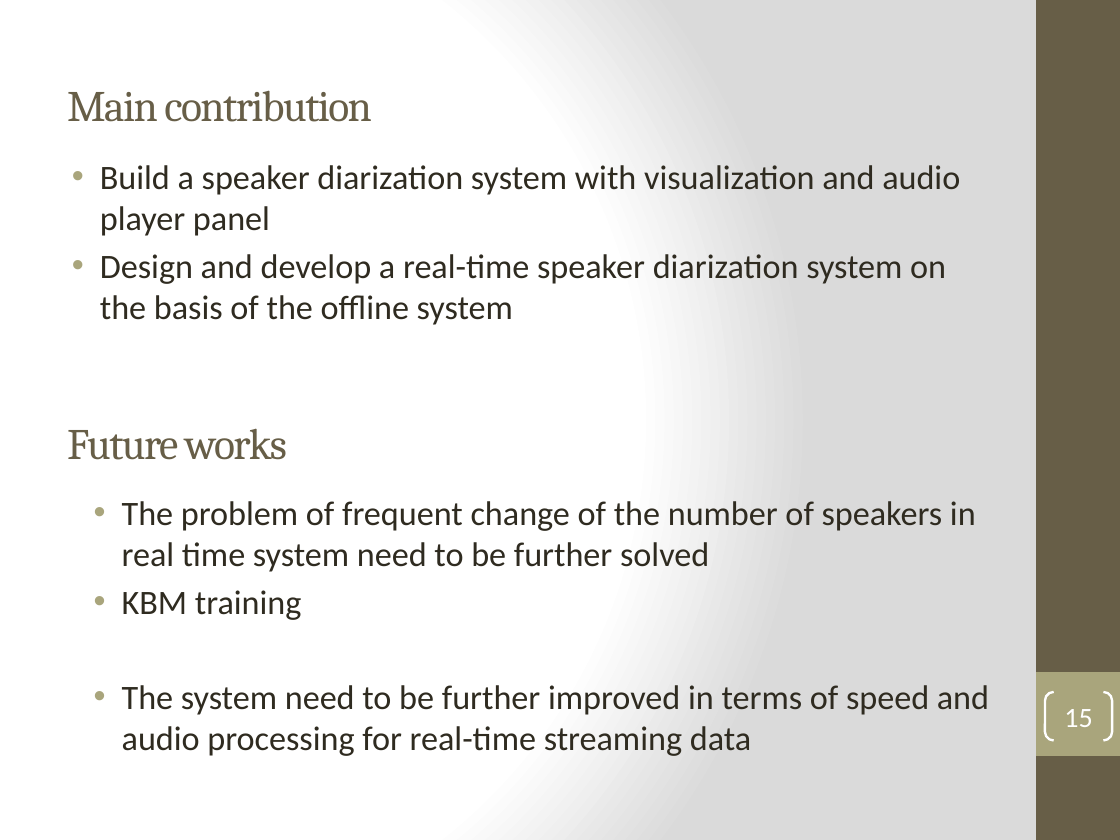
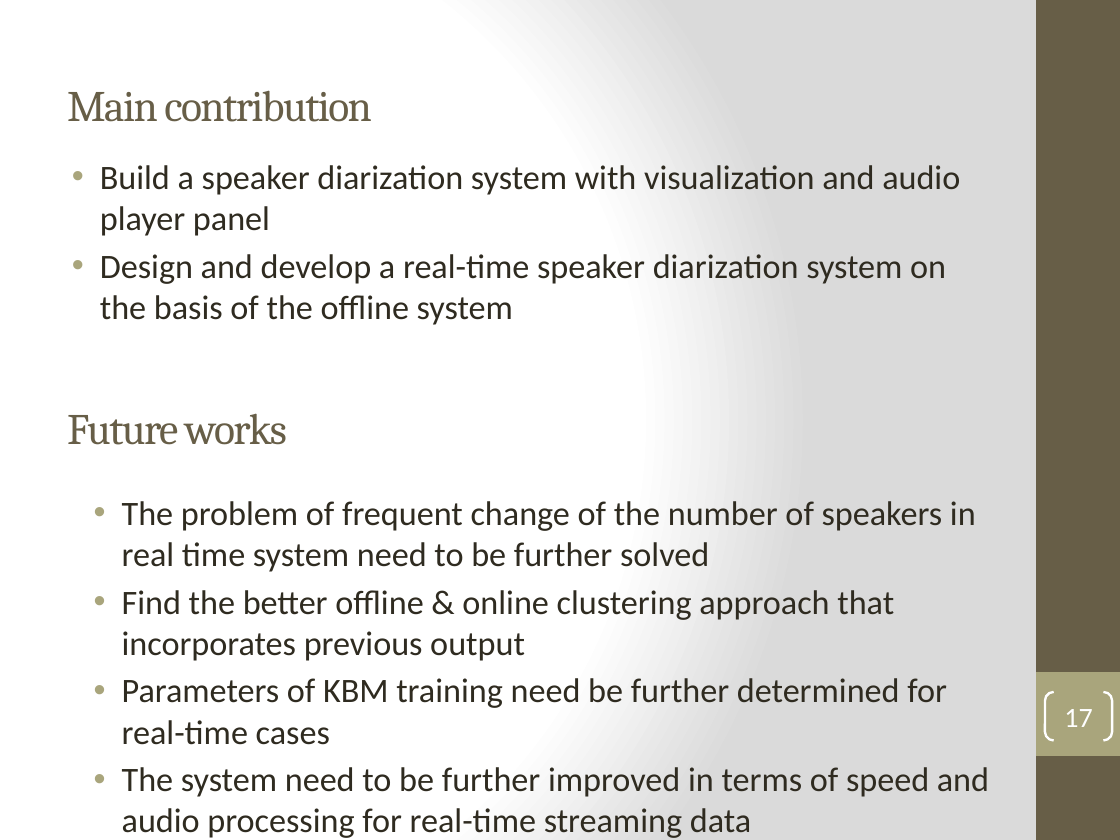
Before and after one commit to henryph/vba_project, a slide deck: slide 17 of Real-time Speaker Recognizer - Oral Examination.pptx (slide 15 before the commit). Drawn at 1120x840 pixels with LibreOffice and Linux fonts; fonts in the diff are those of the drawing. Boxes give left, top, right and bottom in pixels: in the first picture for what was removed or moved away, otherwise in the second. Text is boxed around its words. In the diff, an @@ line names an element or a change of style, - is before the commit and + after.

```diff
--- a/Real-time Speaker Recognizer - Oral Examination.pptx
+++ b/Real-time Speaker Recognizer - Oral Examination.pptx
@@ text "Future works": place and size @@
-text "Future works" at (67,428,287,460)
+text "Future works" at (67,413,287,445)
@@ text at (122,590,947,745): text changed @@
-• KBM training
+• Find the better offline & online clustering approach that incorporates previous output
+• Parameters of KBM training need be further determined for real-time cases
@@ page number at (1064,709,1092,727): text changed @@
-15
+17
```
Also in this commit, not shown: 10 other slides changed, 3 slides added, 1 slide removed.
